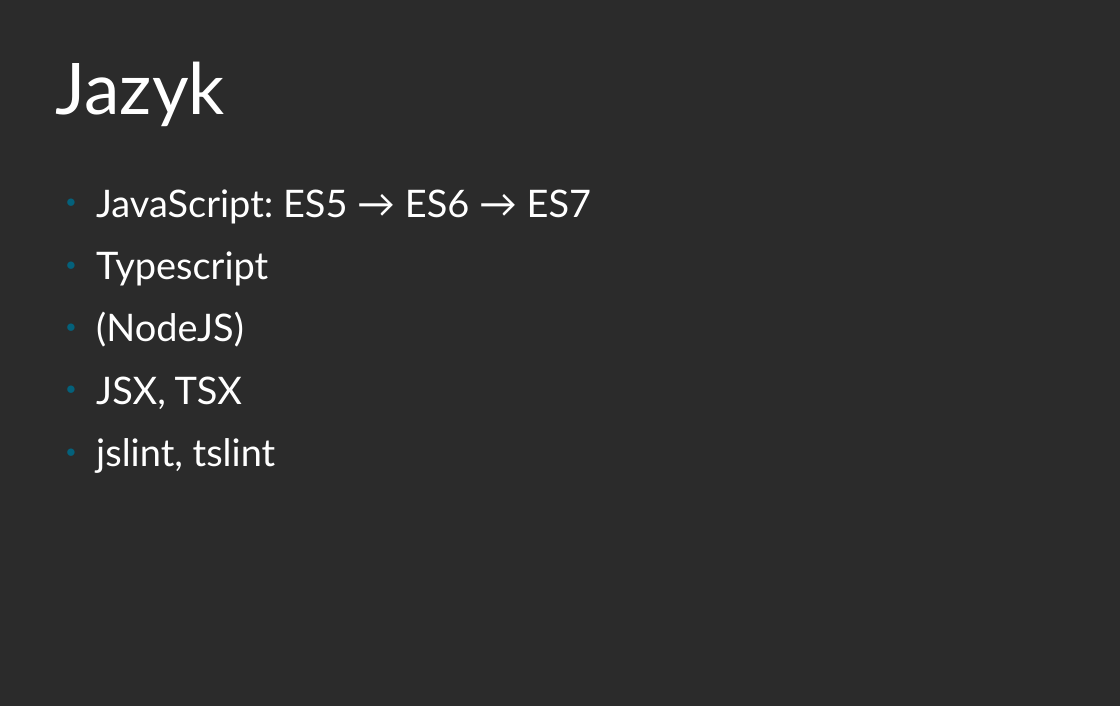
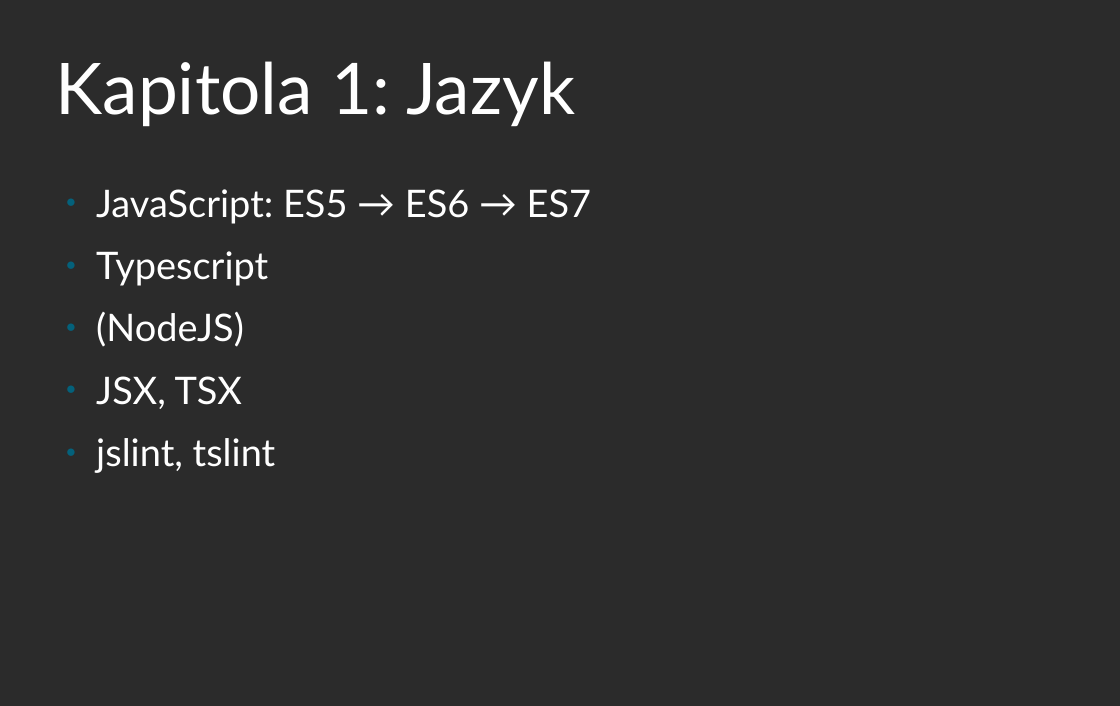
Before and after one commit to martinhrncir/starter, a slide deck: slide 3 of src/presentation/prezentace.odp. Drawn at 1120x706 pixels with LibreOffice and Linux fonts; fonts in the diff are those of the drawing; background and template pictures are left out; a plain dark background stands for a picture behind light text. Boxes give left, top, right and bottom in pixels: in the first picture for what was removed or moved away, otherwise in the second. Text is boxed around its words. In the diff, an @@ line names an element or a change of style, - is before the commit and + after.

```diff
--- a/src/presentation/prezentace.odp
+++ b/src/presentation/prezentace.odp
@@ title at box(56, 61, 575, 127): text changed @@
-Jazyk
+Kapitola 1: Jazyk
```
Also in this commit, not shown: 5 other slides changed, 2 slides added, 18 other files.
